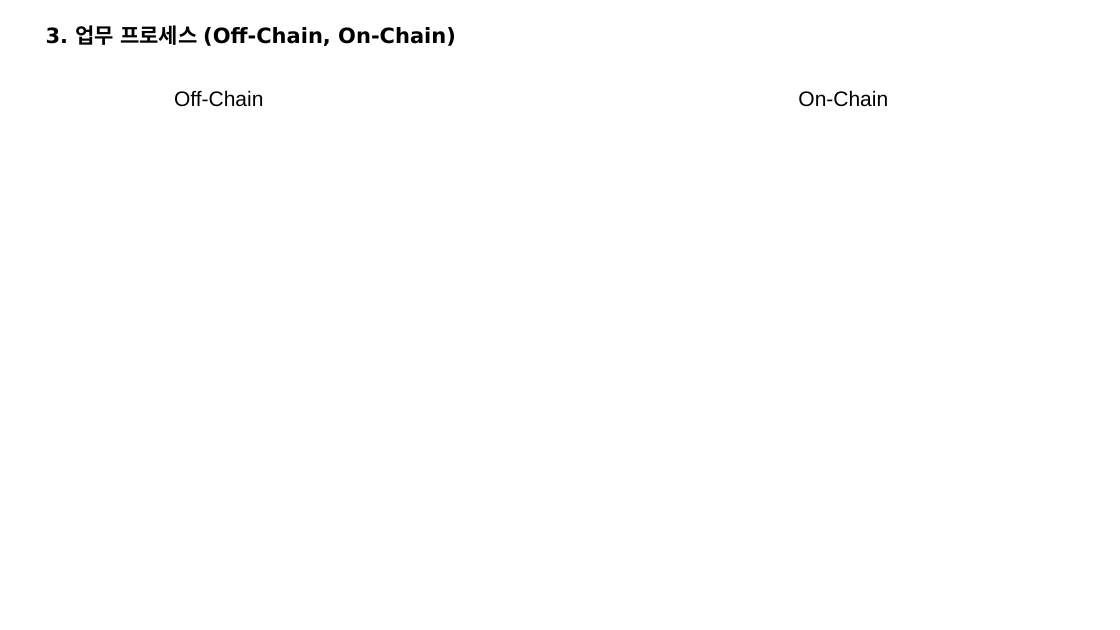
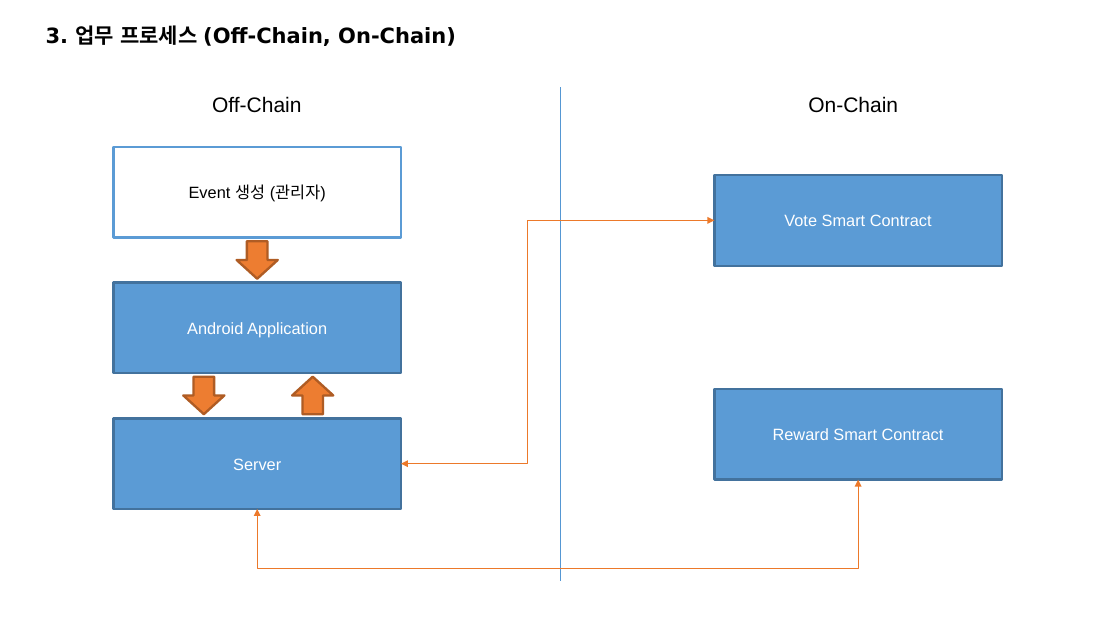
Before and after one commit to ro0opf/blockchain-jdp, a slide deck: slide 5 of blockchain_archi_v3.1.pptx. Drawn at 1120x630 pixels with LibreOffice and Linux fonts; fonts in the diff are those of the drawing. Boxes give left, top, right and bottom in pixels: in the first picture for what was removed or moved away, otherwise in the second. Text is boxed around its words. In the diff, an @@ line names an element or a change of style, - is before the commit and + after.

```diff
--- a/blockchain_archi_v3.1.pptx
+++ b/blockchain_archi_v3.1.pptx
@@ text "Off-Chain": place and size @@
-text "Off-Chain" at (174, 90, 263, 107)
+text "Off-Chain" at (212, 96, 301, 113)
@@ line added from (560, 87) to (560, 581), #5698D3 0.75 pt @@
@@ text "On-Chain": place and size @@
-text "On-Chain" at (798, 90, 888, 107)
+text "On-Chain" at (808, 96, 898, 113)
@@ rectangle added at (113, 147, 401, 238), fill #FFFFFF, outline #5B9BD5 2 pt, 14 pt, text #000000 @@
+Event 생성 (관리자)
@@ rectangle added at (714, 176, 1002, 266), fill #5B9BD5, outline #43739E 2 pt, 14 pt, text #FFFFFF @@
+Vote Smart Contract
@@ elbow double arrow added from (401, 464) to (714, 220), #EC792B 0.75 pt @@
@@ down arrow added at (237, 241, 278, 279), fill #ED7D31, outline #AF5C24 2 pt @@
@@ rectangle added at (113, 282, 401, 373), fill #5B9BD5, outline #43739E 2 pt, 14 pt, text #FFFFFF @@
+Android Application
@@ down arrow added at (183, 376, 224, 414), fill #ED7D31, outline #AF5C24 2 pt @@
@@ down arrow added at (292, 376, 334, 414), fill #ED7D31, outline #AF5C24 2 pt @@
@@ rectangle added at (714, 389, 1002, 480), fill #5B9BD5, outline #43739E 2 pt, 14 pt, text #FFFFFF @@
+Reward Smart Contract
@@ rectangle added at (113, 418, 401, 509), fill #5B9BD5, outline #43739E 2 pt, 14 pt, text #FFFFFF @@
+Server
@@ elbow double arrow added from (257, 509) to (859, 480), #EC792B 0.75 pt @@
```
Also in this commit, not shown: 2 other slides changed, 1 slide added, 5 other files.
